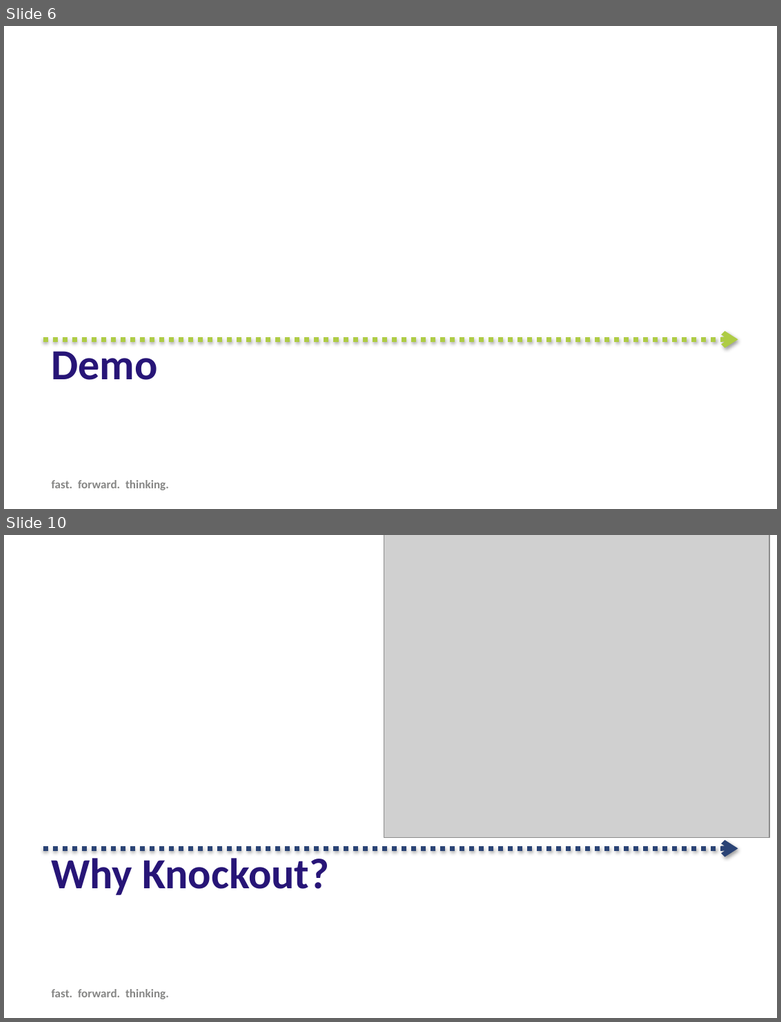
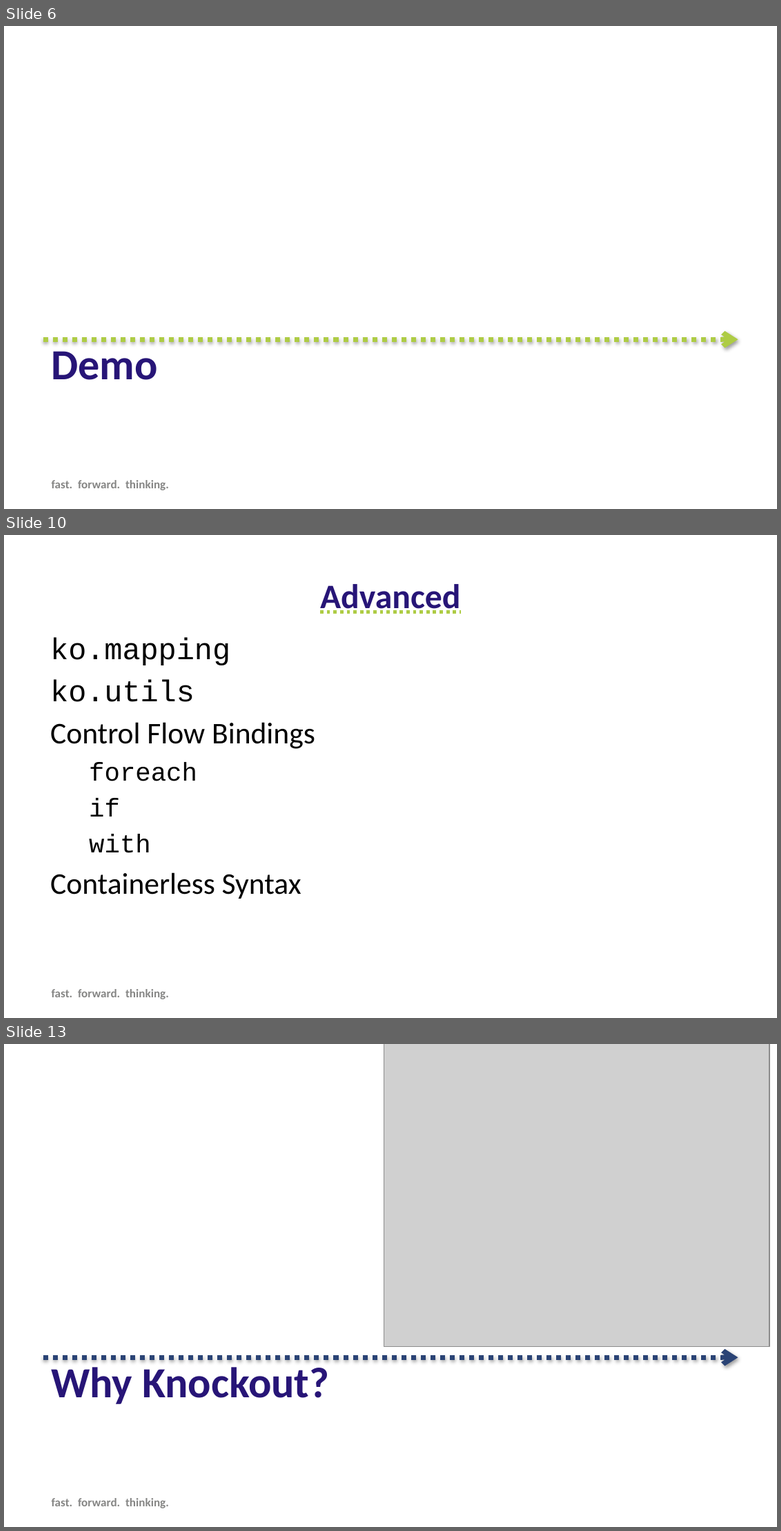
Before and after one commit to SteveDuitsman/MVVM_Examples, a slide deck: Forward Thinking KnockoutJS.pptx. Shown one above the other, each under a label of ours: slides 6 and 10 before the commit, slides 6, 10 and 13 after it; the slides between them are not shown. The pictures are 781x1022 and 781x1531 pixels, drawn with LibreOffice and Linux fonts; fonts in the diff are those of the drawing; grey boxes stand for pictures; background and template pictures are left out. Boxes give left, top, right and bottom in pixels: in the first picture for what was removed or moved away, otherwise in the second. Text is boxed around its words. In the diff, an @@ line names an element or a change of style, - is before the commit and + after.

Commit message:
debug text update, update ppt

```diff
--- a/Forward Thinking KnockoutJS.pptx
+++ b/Forward Thinking KnockoutJS.pptx
@@ slide 10 added at (4, 535, 777, 1018), background #FFFFFF @@
@@ title added at (320, 584, 461, 614), 32 pt, text #271577, bold, underline @@
+Advanced
@@ text added at (50, 637, 315, 899), 28 pt, text #000000 @@
+ko.mapping
+ko.utils
+Control Flow Bindings
+  foreach
+  if
+  with
+Containerless Syntax
@@ text added at (52, 989, 169, 999), 11 pt, text #868685, bold @@
+fast. forward. thinking.
@@ what was slide 10 is now slide 13 @@
```
Also in this commit, not shown: 3 slides changed, 2 other slides added, 1 other file.
